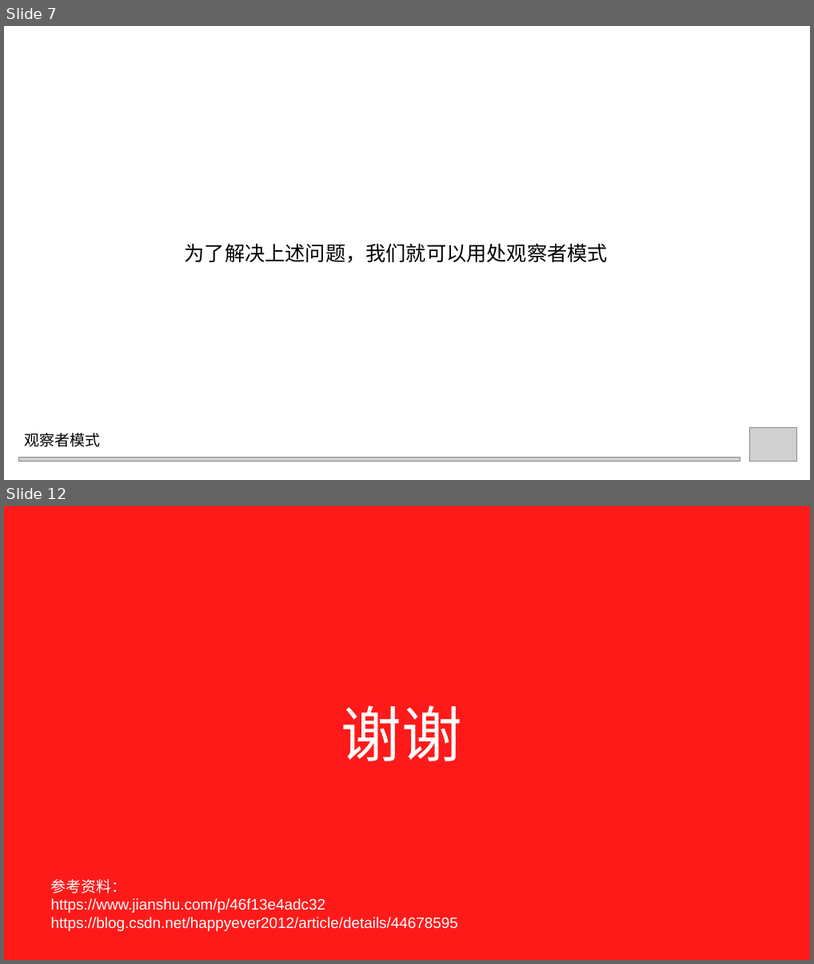
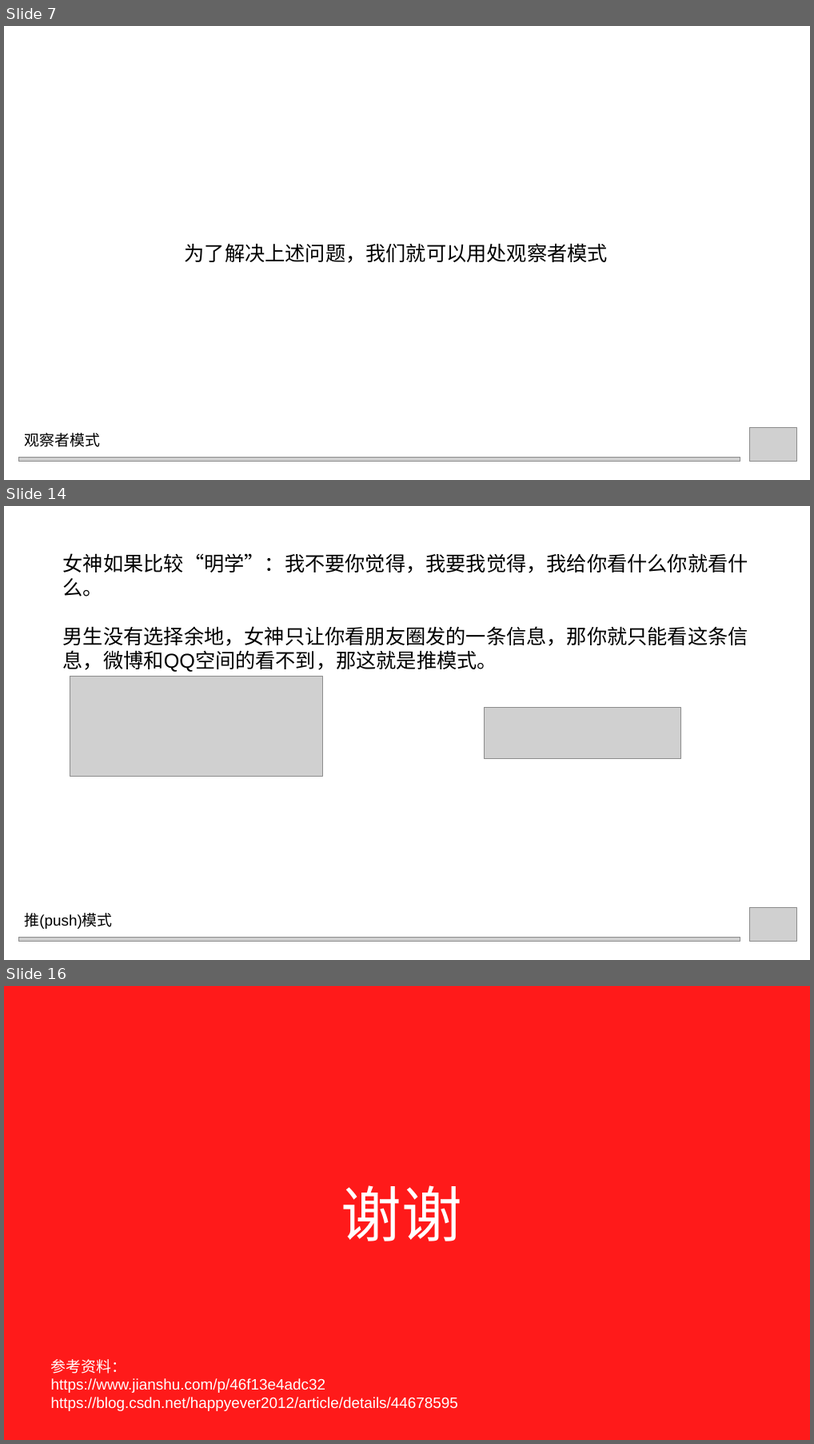
Before and after one commit to lujianzhi/DesignPatterns, a slide deck: ppt/设计模式_观察者模式_卢建至.pptx. Shown one above the other, each under a label of ours: slides 7 and 12 before the commit, slides 7, 14 and 16 after it; the slides between them are not shown. The pictures are 814x964 and 814x1444 pixels, drawn with LibreOffice and Linux fonts; fonts in the diff are those of the drawing; grey boxes stand for pictures. Boxes give left, top, right and bottom in pixels: in the first picture for what was removed or moved away, otherwise in the second. Text is boxed around its words. In the diff, an @@ line names an element or a change of style, - is before the commit and + after.

Commit message:
观察者模式分享demo

```diff
--- a/ppt/设计模式_观察者模式_卢建至.pptx
+++ b/ppt/设计模式_观察者模式_卢建至.pptx
@@ slide 14 added at (4,506,810,960), background #FFFFFF @@
@@ text added at (63,553,749,672), 24 pt, text #000000 @@
+女神如果比较“明学”：我不要你觉得，我要我觉得，我给你看什么你就看什么。
+男生没有选择余地，女神只让你看朋友圈发的一条信息，那你就只能看这条信息，微博和QQ空间的看不到，那这就是推模式。
@@ picture added at (70,676,323,776) @@
@@ picture added at (484,708,682,758) @@
@@ text added at (25,912,113,928), 18 pt, text #000000 @@
+推(push)模式
@@ picture added at (750,908,798,941) @@
@@ picture added at (18,936,741,941) @@
@@ what was slide 12 is now slide 16 @@
```
Also in this commit, not shown: 2 slides changed, 5 other slides added, 2 slides removed, 8 other files.
